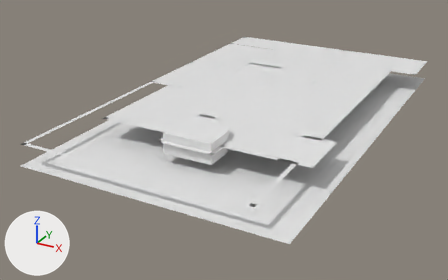
An edit to the Blender file 中航城.blend, drawn before and after from the same camera.
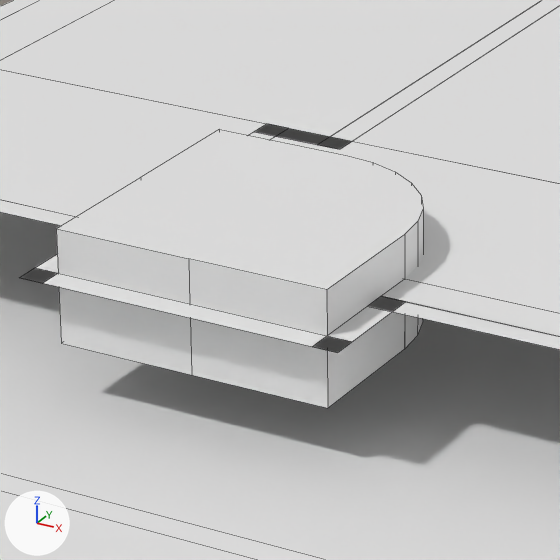
Each version appears first whole from a 50 mm camera at (12.2, -27.3, 11.0) aimed at (-1.0, -3.2, -1.0), and next in a close-up on the part from 34% to 56% of the width and 33% to 69% of the height. Arrows for +X, +Y and +Z are at lower left; the lights stay in place. The last two pictures show the newer version. The close-ups show mesh edges as thin lines.

The scene before the commit, as lines of its bpy script (objects in view):
```python
me_平面_023 = bpy.data.meshes.new('平面.023')
me_平面_023.from_pydata([(0.0, -0.1, 0.0), (3.31, -0.1, 0.0), (0.0, 0.1, 0.0), (3.31, 0.1, 0.0)], [], [(0, 1, 3, 2)])
me_平面_046 = bpy.data.meshes.new('平面.046')
me_平面_046.from_pydata(...)  # 12 vertices, 3 faces; spans x -3.84..0.0, y -4.77..2.46, z 0.0
me_平面_049 = bpy.data.meshes.new('平面.049')
me_平面_049.from_pydata([(-4.75, -2.56, 0.0), (0.0, -2.56, 0.0), (-4.75, 2.56, 0.0), (0.0, 2.56, 0.0), (-5.33, -4.7, 0.0), (-0.61, -4.7, 0.0), (-5.33, -2.56, 0.0), (-0.61, -2.56, 0.0)], [], [(0, 2, 3, 1), (4, 6, 7, 5)])
me_平面_051 = bpy.data.meshes.new('平面.051')
me_平面_051.from_pydata([(-1.25, 0.0, 0.0), (1.25, 0.0, 0.0), (-1.25, 0.35, 0.0), (1.25, 0.35, 0.0)], [], [(0, 2, 3, 1)])
me_平面_053 = bpy.data.meshes.new('平面.053')
me_平面_053.from_pydata(...)  # 30 vertices, 17 faces; spans x -1.11..1.11, y -1.11..1.11, z -0.55..0.35
ob_主卧 = bpy.data.objects.new('主卧', me_平面_046)
ob_主卧.location = (-0.525, -2.818, 1.0)
ob_地台_002 = bpy.data.objects.new('地台.002', me_平面_051)
ob_地台_002.location = (2.566, -7.766, 1.0)
ob_地台_003 = bpy.data.objects.new('地台.003', me_平面_053)
ob_地台_003.location = (0.206, -7.418, 1.0)
ob_客厅 = bpy.data.objects.new('客厅', me_平面_049)
ob_客厅.location = (4.423, -2.718, 1.0)
ob_平面_020 = bpy.data.objects.new('平面.020', me_平面_023)
ob_平面_020.location = (1.316, -7.859, 1.0)
# also in view: '地面' at (0.0, -1.8, 0.0); '平面.018' at (-2.7, -7.7, 1.0); '平面.015' at (-1.0, -7.0, 1.0); '平面.019' at (0.2, -8.6, 1.0); '平面.014' at (-0.4, -2.8, 1.0)
```
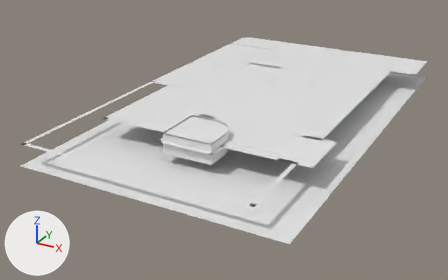
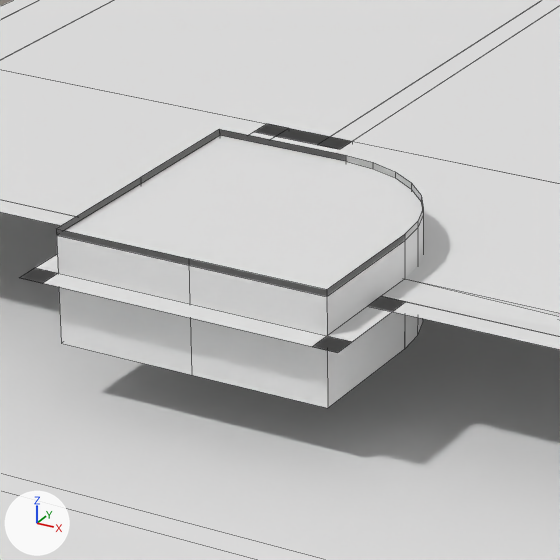
What differs and where, as boxes (x1, y1, x2, y2) in the close-ups (560 x 560 px; the box of a moved part takes in the faces that stretch with it):
'客厅', reshaped: before (271, 6, 560, 313); after (271, 6, 560, 316)
part 1 of me_平面_046, reshaped: (0, 0, 292, 216) in both
part 3 of me_平面_051, moved or reshaped: before (393, 281, 560, 324); after (393, 282, 560, 324)
part 4 of me_平面_053, cut back: before (57, 129, 423, 290); after (56, 129, 423, 297)

What changed in the scene script:
```text
Change me_平面_046:
    used by ob_主卧; location = (-0.525, -2.818, 1.0)
    remove me_平面_046.from_pydata(...)  # 12 vertices, 3 faces; spans x -3.84..0.0, y -4.77..2.46, z 0.0
    add me_平面_046.from_pydata(...)  # 24 vertices, 18 faces; spans x -3.84..0.0, y -4.77..2.46, z 0.0
    me_平面_046 part 1
    3 faces are deleted
    12 vertices are added at x -3.84..0.0, y -4.77..2.46, z 0.0
    18 new faces join them
Change me_平面_049:
    used by ob_客厅; location = (4.423, -2.718, 1.0)
    remove me_平面_049.from_pydata(...)  # 8 vertices, 2 faces; spans x -5.33..0.0, y -4.7..2.56, z 0.0
    add me_平面_049.from_pydata(...)  # 16 vertices, 12 faces; spans x -5.33..0.0, y -4.7..2.56, z -0.05..0.0
    me_平面_049 part 2
    2 faces are deleted
    8 new vertices lie (0.0, 0.0, -0.05) away from vertices in x -5.33..0.0, y -4.7..2.56, z 0.0
    12 new faces join them
Change me_平面_051:
    used by ob_地台_002; location = (2.566, -7.766, 1.0)
    remove me_平面_051.from_pydata(...)  # 4 vertices, 1 face; spans x -1.25..1.25, y 0.0..0.35, z 0.0
    add me_平面_051.from_pydata(...)  # 4 vertices, 1 face; spans x -1.25..1.25, y 0.0..0.35, z -0.05..0.0
    me_平面_051 part 3
    me_平面_051.vertices[3].co: (1.25, 0.35, 0.0) -> (1.25, 0.35, -0.05)
Change me_平面_053:
    used by ob_地台_003; location = (0.206, -7.418, 1.0)
    remove me_平面_053.from_pydata(...)  # 30 vertices, 17 faces; spans x -1.11..1.11, y -1.11..1.11, z -0.55..0.35
    add me_平面_053.from_pydata(...)  # 45 vertices, 32 faces; spans x -1.11..1.11, y -1.11..1.11, z -0.55..0.35
    me_平面_053 part 4
    1 face is deleted
    15 new vertices lie (0.0, 0.0, -0.05) away from vertices in x -1.11..1.11, y -1.11..1.11, z 0.35
    16 new faces join them
```
